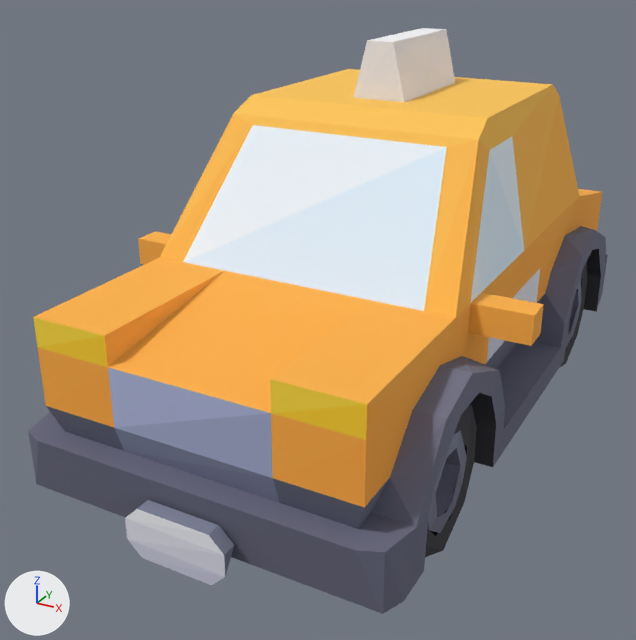
An edit to the glTF model client/public/models/vehicules/taxi.glb, drawn before and after from the same camera.
Camera for both pictures: a 50 mm camera at (1.35, -2.95, 1.84) aimed at (-0.16, -0.2, 0.47). The axes (+X, +Y, +Z) are drawn at lower left. The lights are the same throughout. The picture after the commit comes second. Vertices at exactly the same position are counted once.

In view in the first picture: 'taxi'.
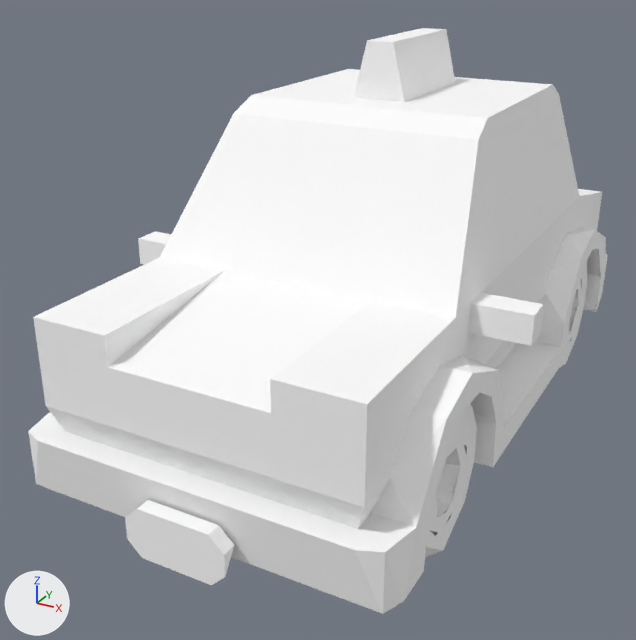
The edits, one by one:
me_taxi has 571 vertices, 980 faces and spans x -0.75..0.75, y -1.35..1.4, z 0.0..1.5.
me_taxi is used by ob_taxi; location (0.0, 0.0, 0.0).
me_taxi part 1: 452 faces centred in x -0.6..0.6, y -1.06..1.06, z 0.01..0.6 are repainted in the vertex colours; the middle colour goes from dark grey #38383d to white #ffffff.
me_taxi part 2: 349 faces centred in x -0.65..0.65, y -1.33..1.38, z 0.15..0.68 are repainted in the vertex colours; the middle colour goes from greyish blue #6a6c81 to white #ffffff.
me_taxi part 3: 179 faces centred in x -0.75..0.75, y -1.35..1.4, z 0.17..1.5 are repainted in the vertex colours; the middle colour goes from orange #ffb349 to white #ffffff.

Location of each change, (x1, y1, x2, y2) in pixels of the pictures (636 x 640 px):
part 1 of me_taxi, recoloured: (425, 249, 601, 557) in both
part 2 of me_taxi, recoloured (lighter): (28, 226, 608, 614) in both
part 3 of me_taxi, recoloured (lighter): (33, 29, 602, 585) in both
